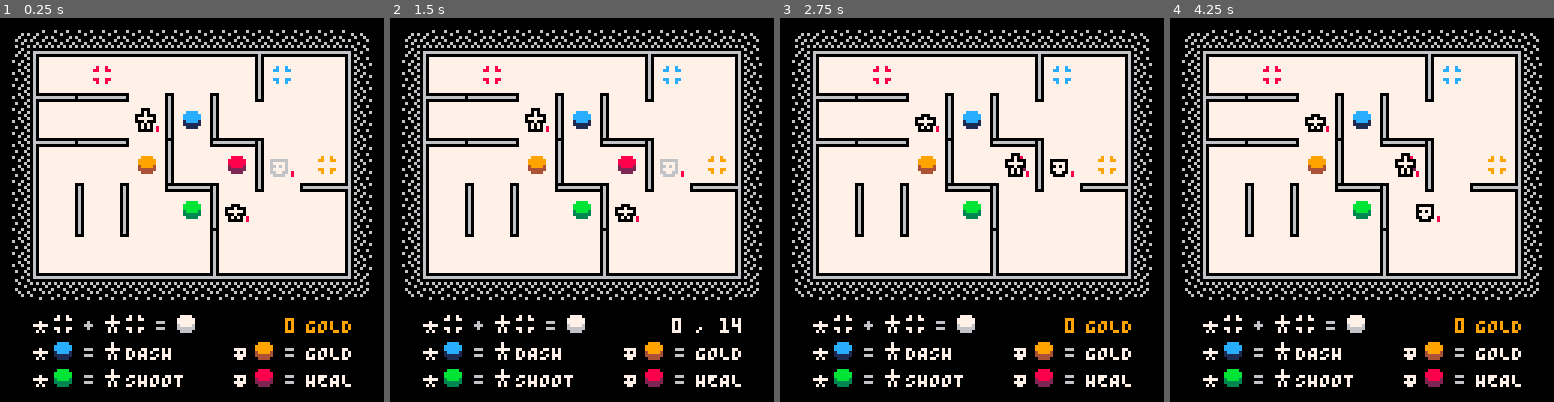
Above: before the commit, frames 1-4 (left to right).
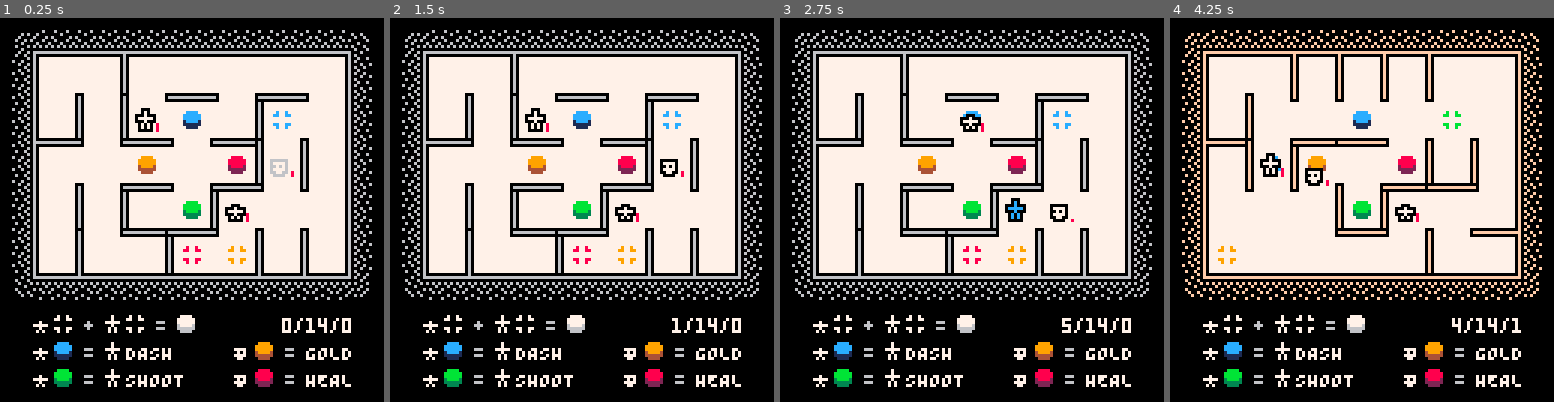
Above: after the commit, the same moments.

Repository: taylordolan/grid-folks
Game: PICO-8 cartridge grid_folks.p8
The game is run twice, just before and just after one commit, with the same random seed, the same clock (stepped at 60 frames per second) and the same inputs.
Inputs:
- Up to frame 1 (0.25 s): no input
- Up to frame 2 (1.5 s): tap X (X key) at 0.33, 1.07 s; tap O (Z key) at 0.7 s
- Up to frame 3 (2.75 s): hold Right 1.6-2.1 s; tap O (Z key) at 1.7, 2.1, 2.5 s; tap X (X key) at 1.85 s; hold Up 2.15-2.42 s; hold Right from 2.47 s (still down)
- Up to frame 4 (4.25 s): tap O (Z key) every 0.4 s from 2.9 to 4.1 s; tap X (X key) at 2.97, 4.08 s; release Right at 3.03 s; hold Left 3.08-3.58 s; hold Down 3.63-3.97 s; hold Right from 4.02 s (still down)

The runs differ from the first frame. In frame 1, 7.1% of the frame differs, in the area x 9-92%, y 9-83%; in frame 2, 7.1%; in frame 3, 8.3%; in frame 4, 15%, in the area x 3-97%, y 3-83%.

Commit message:
minor updates

Diff:
--- a/grid_folks.p8
+++ b/grid_folks.p8
@@ -13,8 +13,10 @@
 -- [x] objects should contain their own draw functions
 -- [x] support for manually setting spawn rates
 -- [ ] try replacing dash with moving and hitting through walls
+-- [ ] move against walls to wait?
 -- [ ] bring back enemy eggs that can't be attacked. they should not be allowed to deploy next to heroes, but blocking this doesn't take damage
 -- [ ] or allow them to be deployed next to heroes, but blocking them takes one damage
+-- [ ] fix load time on generating walls
 -- [ ] shoot should go through enemies (and walls?)
 -- [ ] dash should stop on enemies and do one damage
 -- [ ] it looks like the stun style isn't showing
@@ -125,7 +127,7 @@
   game_won = false
   hero_a_active = true
   has_killed = false
-  debug_mode = false
+  debug_mode = true
   delay = 0
 
   -- lists of things
@@ -235,9 +237,9 @@
 
   update_hero_sprites()
 
-  if btnp(4) then
-    debug_mode = not debug_mode
-  end
+  -- if btnp(4) then
+  --   debug_mode = not debug_mode
+  -- end
 
   if game_won or game_lost then
     if btnp(5) then
@@ -263,6 +265,8 @@
     -- down
     elseif btnp(3) then
       input = {0, 1}
+    elseif btnp(4) then
+      input = 4
     elseif btnp(5) then
       input = 5
     end
@@ -273,7 +277,9 @@
     delay -= 1
   -- player turn
   elseif player_turn == true and #input_queue > 0 then
-    if input_queue[1] == 5 then
+    if input_queue[1] == 4 then
+      player_turn = false
+    elseif input_queue[1] == 5 then
       hero_a_active = not hero_a_active
       local active_hero
       if hero_a_active then
@@ -616,7 +622,7 @@
       local text = score.. ""
       print(score, 99 - #text * 4, 100, colors.orange)
     else
-      local text = turns .." , " ..spawn_rate
+      local text = turns .."/"..spawn_rate.."/"..score
       print(text, 118 - #text * 4, 100, colors.white)
     end
   end
@@ -848,8 +854,8 @@
 		type = "hero",
     base_sprite = sprites.hero,
     sprite = null,
-    max_health = 2,
-    health = 2,
+    max_health = 3,
+    health = 3,
     -- buttons
     dash = false,
     shoot = false,
@@ -1345,7 +1351,7 @@
 
 function generate_walls()
 
-  for i = 1, 10 do
+  for i = 1, 14 do
     local wall_right = {
       x = null,
       y = null,
@@ -1369,6 +1375,9 @@
         palt()
       end,
     }
+    deploy(wall_right, {"wall_right"})
+  end
+  for i = 1, 10 do
     local wall_down = {
       x = null,
       y = null,
@@ -1392,7 +1401,6 @@
         palt()
       end,
     }
-    deploy(wall_right, {"wall_right"})
     deploy(wall_down, {"wall_down"})
   end
 end
